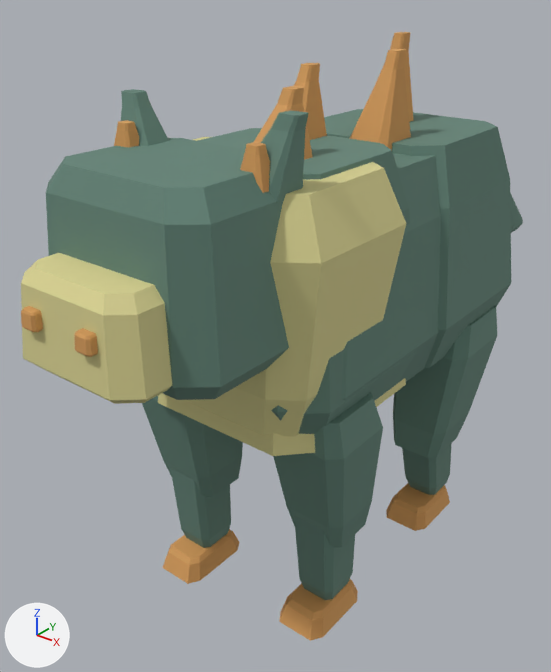
The glTF model assets/blockvarlden/actors/mosslynx.glb, before and after one commit.
Camera for both pictures: a camera (50 mm lens) standing at (0.951, -1.422, 1.402) and looking at (-0.144, -0.053, 0.553). Every picture has the same lights, and +X, +Y and +Z are marked at lower left. The picture after the commit comes second. Vertices at exactly the same position are counted once.

The first picture shows 'mosslynx färgytor'.
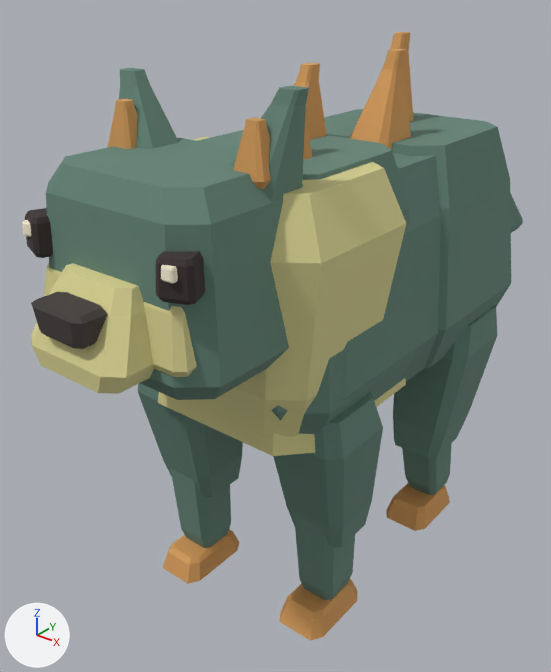
Where the change shows, as pixel boxes (x1, y1, x2, y2) in the pictures (551 x 672 px; the box of a moved part takes in the faces that stretch with it):
'mosslynx färgytor', reshaped: before (21, 32, 523, 641); after (22, 32, 523, 641)
part 1 of me_mosslynx_skulptur, moved or reshaped: before (121, 89, 169, 146); after (119, 68, 179, 149)
part 2 of me_mosslynx_skulptur, moved or reshaped: before (114, 120, 139, 147); after (108, 99, 138, 149)
part 3 of me_mosslynx_skulptur, moved or reshaped: before (261, 111, 309, 205); after (229, 86, 309, 201)
part 4 of me_mosslynx_skulptur, moved or reshaped: before (240, 142, 270, 193); after (233, 118, 271, 189)
part 5 of me_mosslynx_skulptur, moved or reshaped: before (21, 306, 43, 332); after (31, 292, 108, 349)
part 6 of me_mosslynx_skulptur, moved or reshaped (not visible before): after (25, 208, 53, 258)
part 7 of me_mosslynx_skulptur, moved or reshaped: before (74, 328, 98, 357); after (22, 220, 31, 237)
part 8 of me_mosslynx_skulptur, moved or reshaped (not visible before): after (156, 251, 205, 305)
part 9 of me_mosslynx_skulptur, moved or reshaped: before (21, 253, 172, 404); after (161, 265, 178, 283)
part 10 of me_mosslynx_skulptur, added (beige): after (31, 263, 155, 394)
part 11 of me_mosslynx_skulptur, moved or reshaped (not visible before): after (44, 264, 197, 377)
part 12 of me_mosslynx_skulptur, edited (looks the same): (142, 32, 523, 641) in both

The change, as a diff of the scene's bpy script:
```diff
--- a/assets/blockvarlden/actors/mosslynx.glb.py
+++ b/assets/blockvarlden/actors/mosslynx.glb.py
@@ me_mosslynx_skulptur @@
 # used by ob_mosslynx_färgytor; location = (0.0, 0.0, 0.0)
-me_mosslynx_skulptur.from_pydata(...)  # 1152 vertices, 2160 faces; spans x -0.27..0.27, y -0.8..1.01, z 0.0..1.26
+me_mosslynx_skulptur.from_pydata(...)  # 1184 vertices, 2220 faces; spans x -0.27..0.27, y -0.79..1.01, z 0.0..1.26
+# me_mosslynx_skulptur part 1: the loose piece of 32 vertices spanning x -0.21..-0.06, y -0.5..-0.39, z 1.0..1.19 is moved by (0.0, 0.0, 0.04)
+# me_mosslynx_skulptur part 2: the loose piece of 32 vertices spanning x -0.19..-0.12, y -0.51..-0.45, z 1.04..1.14 is moved by (0.0, 0.0, 0.04)
+# me_mosslynx_skulptur part 3: the loose piece of 32 vertices spanning x 0.06..0.21, y -0.5..-0.39, z 1.0..1.19 is moved by (0.0, 0.0, 0.04)
+# me_mosslynx_skulptur part 4: the loose piece of 32 vertices spanning x 0.12..0.19, y -0.51..-0.45, z 1.04..1.14 is moved by (0.0, 0.0, 0.04)
+# me_mosslynx_skulptur part 5: the loose piece of 32 vertices spanning x -0.09..-0.05, y -0.8..-0.76, z 0.87..0.9 is scaled about its middle by (3.32, 1.72, 1.69), then moved by (0.07, 0.02, 0.01)
+# me_mosslynx_skulptur part 6: the loose piece of 32 vertices spanning x -0.19..-0.16, y -0.62..-0.6, z 0.96..0.99 is turned -21.8 degrees about the z axis through its middle and scaled by 2.86, then moved by (0.01, -0.06, 0.01)
+# me_mosslynx_skulptur part 7: the loose piece of 32 vertices spanning x 0.05..0.09, y -0.8..-0.76, z 0.87..0.9 is moved by (-0.24, 0.08, 0.11)
+# me_mosslynx_skulptur part 8: the loose piece of 32 vertices spanning x 0.16..0.19, y -0.62..-0.6, z 0.96..0.99 is turned 21.8 degrees about the z axis through its middle and scaled by 2.86, then moved by (-0.01, -0.06, 0.01)
+# me_mosslynx_skulptur part 9: the loose piece of 32 vertices spanning x -0.15..0.15, y -0.78..-0.51, z 0.77..0.96 is scaled about its middle by (0.0833, 0.0734, 0.13), then moved by (0.17, -0.05, 0.13)
+# me_mosslynx_skulptur part 10: a new loose piece of 32 vertices spanning x -0.12..0.12, y -0.78..-0.6, z 0.79..0.95, in mat_mosslynx_pigment
+# me_mosslynx_skulptur part 11
+# 61 vertices are removed from x -0.2..0.2, y -0.62..-0.55, z 0.93..0.99
+# 120 faces are deleted
+# 1 vertex moves from x 0.19, y -0.56, z 0.93 to x 0.16, y -0.62, z 0.93
+# 53 vertices are added at x -0.18..0.18, y -0.7..-0.59, z 0.81..0.93
+# 8 new vertices lie (0.07, 0.0, 0.0) away from vertices in x -0.16..0.09, y -0.69..-0.6, z 0.81..0.92
+# 120 new faces join them
+# me_mosslynx_skulptur part 12: 802 kept faces spanning x -0.27..0.27, y -0.43..1.01, z 0.0..1.26 get new vertex colours
 me_mosslynx_skulptur.materials.append(mat_mosslynx_pigment)
```
